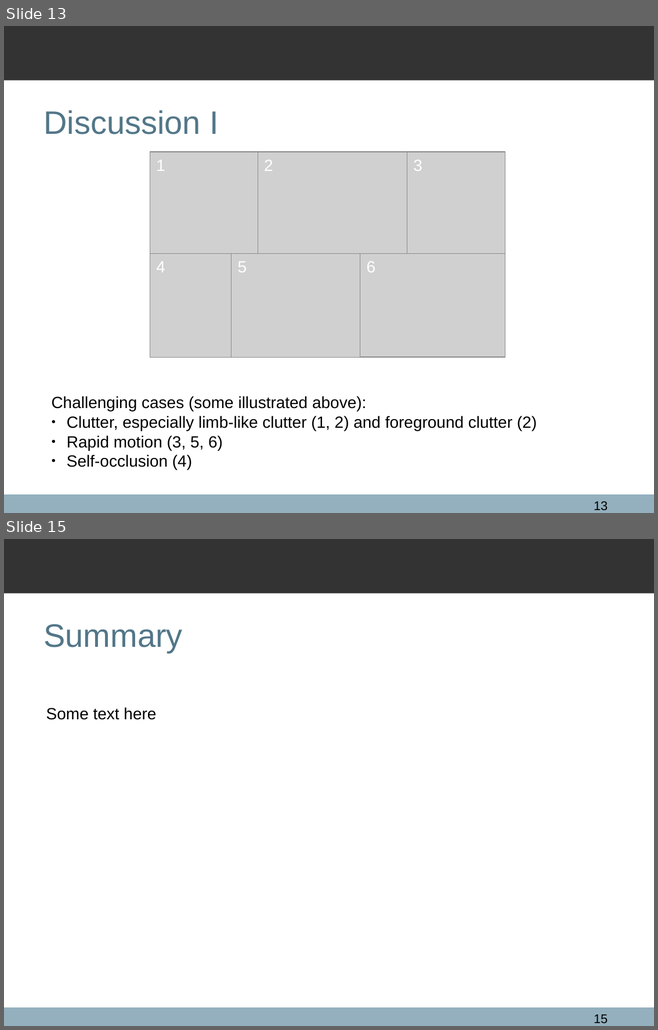
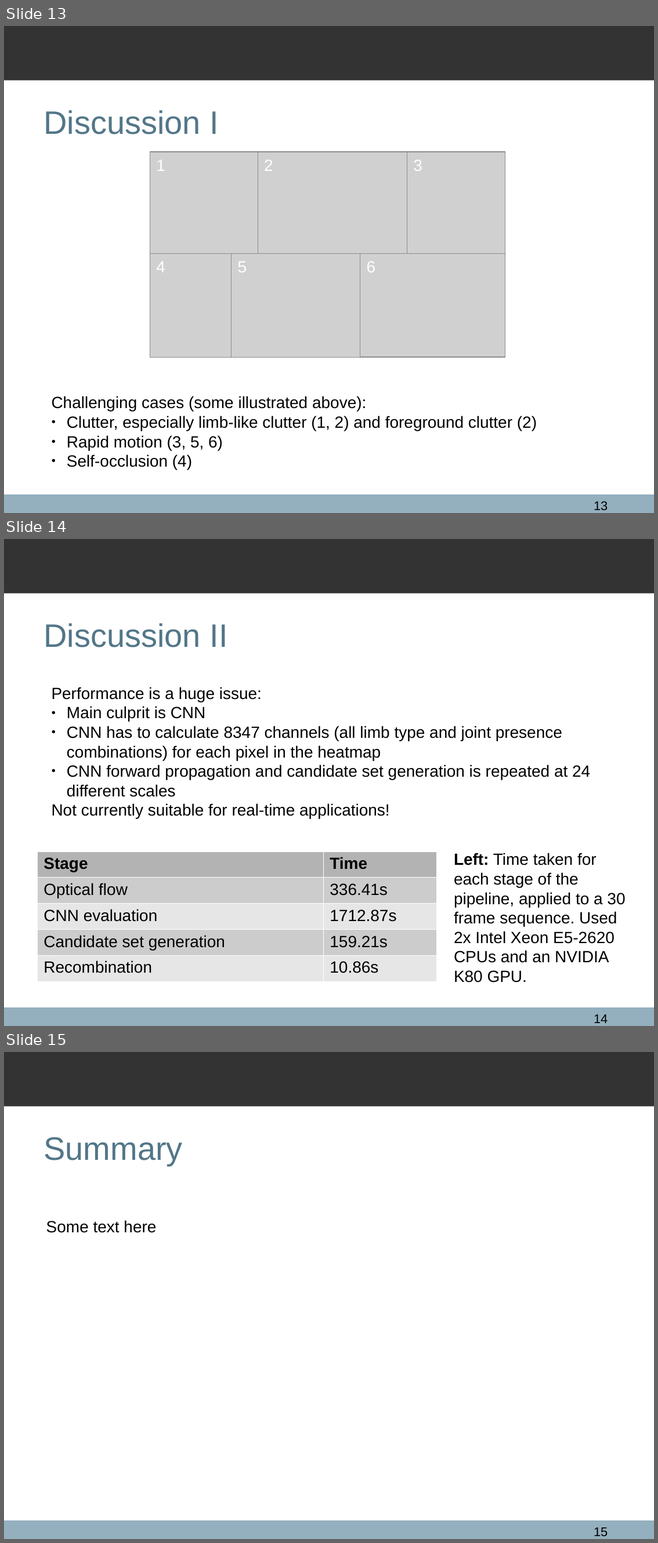
Before and after one commit to qxcv/comp2560, a slide deck: presentation/presentation.odp. Shown one above the other, each under a label of ours: slides 13 and 15 before the commit, slides 13, 14 and 15 after it; the slides between them are not shown. The pictures are 658x1030 and 658x1543 pixels, drawn with LibreOffice and Linux fonts; fonts in the diff are those of the drawing; grey boxes stand for pictures; background and template pictures are left out. Boxes give left, top, right and bottom in pixels: in the first picture for what was removed or moved away, otherwise in the second. Text is boxed around its words. In the diff, an @@ line names an element or a change of style, - is before the commit and + after.

Commit message:
Performance discussion

```diff
--- a/presentation/presentation.odp
+++ b/presentation/presentation.odp
@@ slide 14 added at (4,539,654,1026), background #FFFFFF; not listed: 2 template elements that a slide beside it also shows @@
@@ title added at (43,623,228,647), 36 pt, text #527688 @@
+Discussion II
@@ text added at (52,687,590,819), 18 pt, text #000000 @@
+Performance is a huge issue:
+● Main culprit is CNN
+● CNN has to calculate 8347 channels (all limb type and joint presence combinations) for each pixel in the heatmap
+● CNN forward propagation and candidate set generation is repeated at 24 different scales
+Not currently suitable for real-time applications!
@@ table added at (37,852,436,982), 5 rows, 2 columns @@
+Stage | Time
+Optical flow | 336.41s
+CNN evaluation | 1712.87s
+Candidate set generation | 159.21s
+Recombination | 10.86s
@@ text added at (453,853,625,983), 18 pt, text #000000 @@
+Left: Time taken for each stage of the pipeline, applied to a 30 frame sequence. Used 2x Intel Xeon E5-2620 CPUs and an NVIDIA K80 GPU.
@@ page number added at (593,1015,607,1023), 14 pt, text #000000 @@
+14
```
Also in this commit, not shown: 1 slide changed, 1 other slide added, 2 slides removed.
